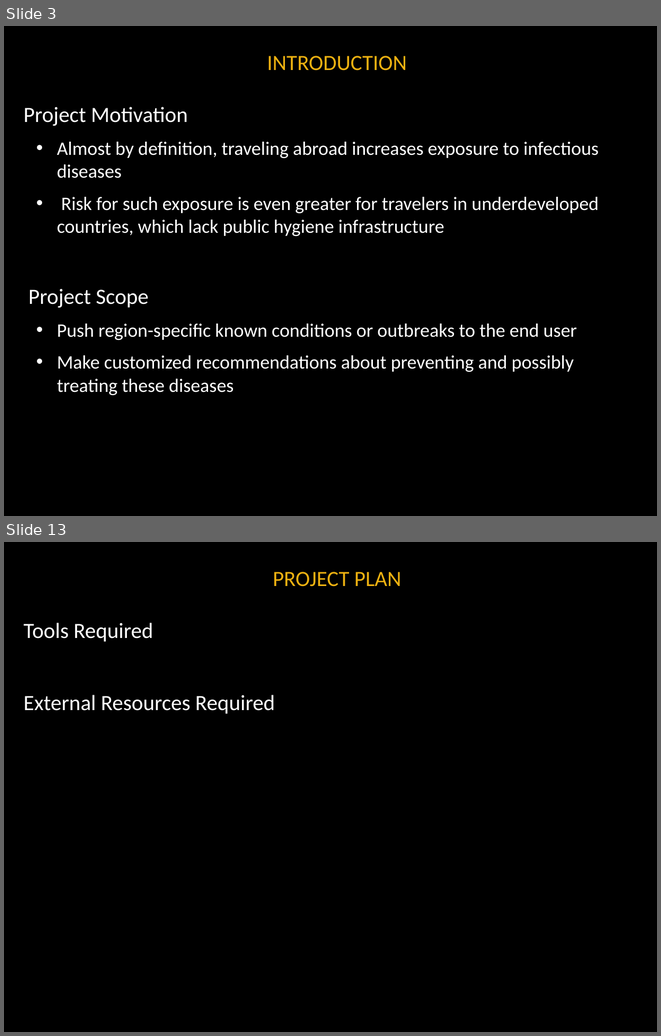
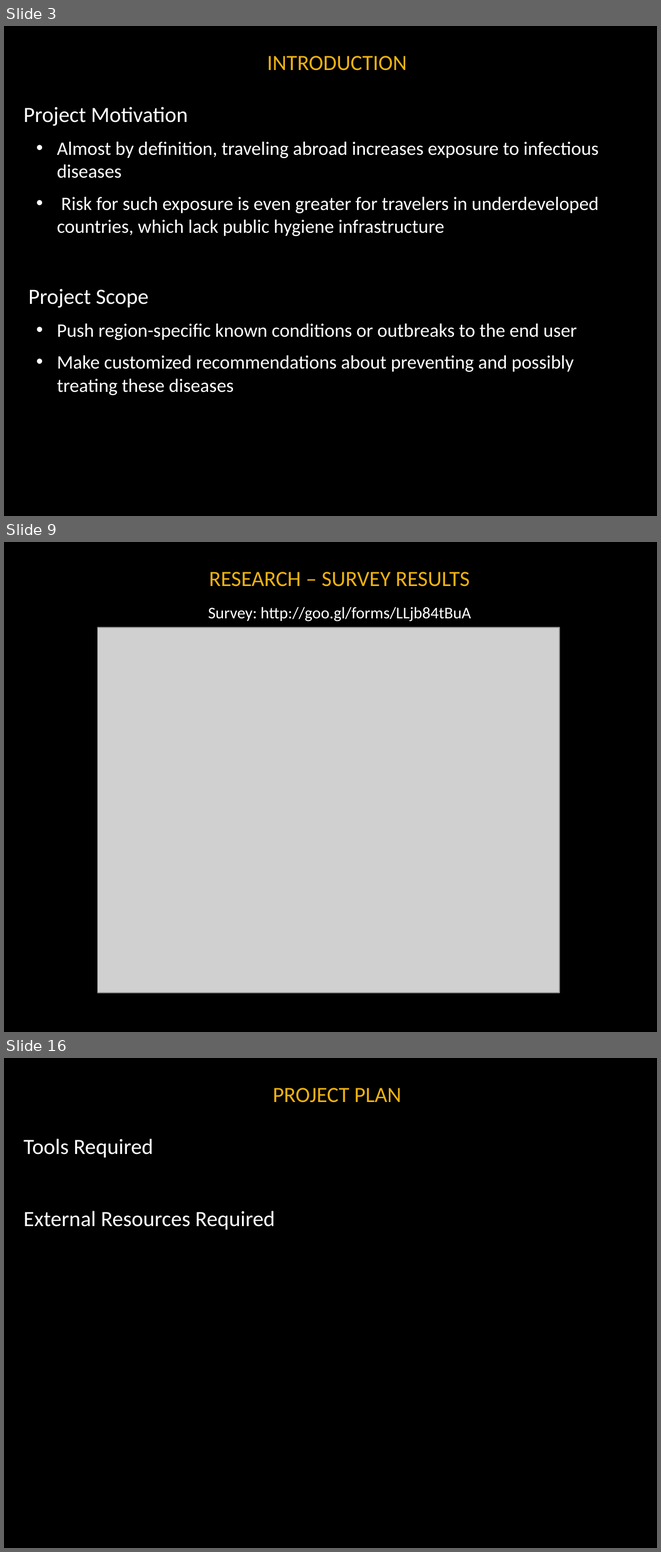
Before and after one commit to noanadler/RockStars, a slide deck: Deliverable1/Docs/TopicPresentation.pptx. Shown one above the other, each under a label of ours: slides 3 and 13 before the commit, slides 3, 9 and 16 after it; the slides between them are not shown. The pictures are 661x1036 and 661x1552 pixels, drawn with LibreOffice and Linux fonts; fonts in the diff are those of the drawing; grey boxes stand for pictures; background and template pictures are left out. Boxes give left, top, right and bottom in pixels: in the first picture for what was removed or moved away, otherwise in the second. Text is boxed around its words. In the diff, an @@ line names an element or a change of style, - is before the commit and + after.

Commit message:
Added survey slides

```diff
--- a/Deliverable1/Docs/TopicPresentation.pptx
+++ b/Deliverable1/Docs/TopicPresentation.pptx
@@ slide 9 added at <box>4,542,657,1032</box>, background #000000 @@
@@ title added at <box>209,572,470,587</box>, 24 pt, text #EEB211 @@
+RESEARCH – SURVEY RESULTS
@@ text added at <box>208,607,471,622</box>, 18 pt, text #FFFFFF @@
+  Survey: http://goo.gl/forms/LLjb84tBuA
@@ picture added at <box>97,627,559,992</box> @@
@@ what was slide 13 is now slide 16 @@
```
Also in this commit, not shown: 10 slides changed, 3 other slides added, 1 slide removed.
